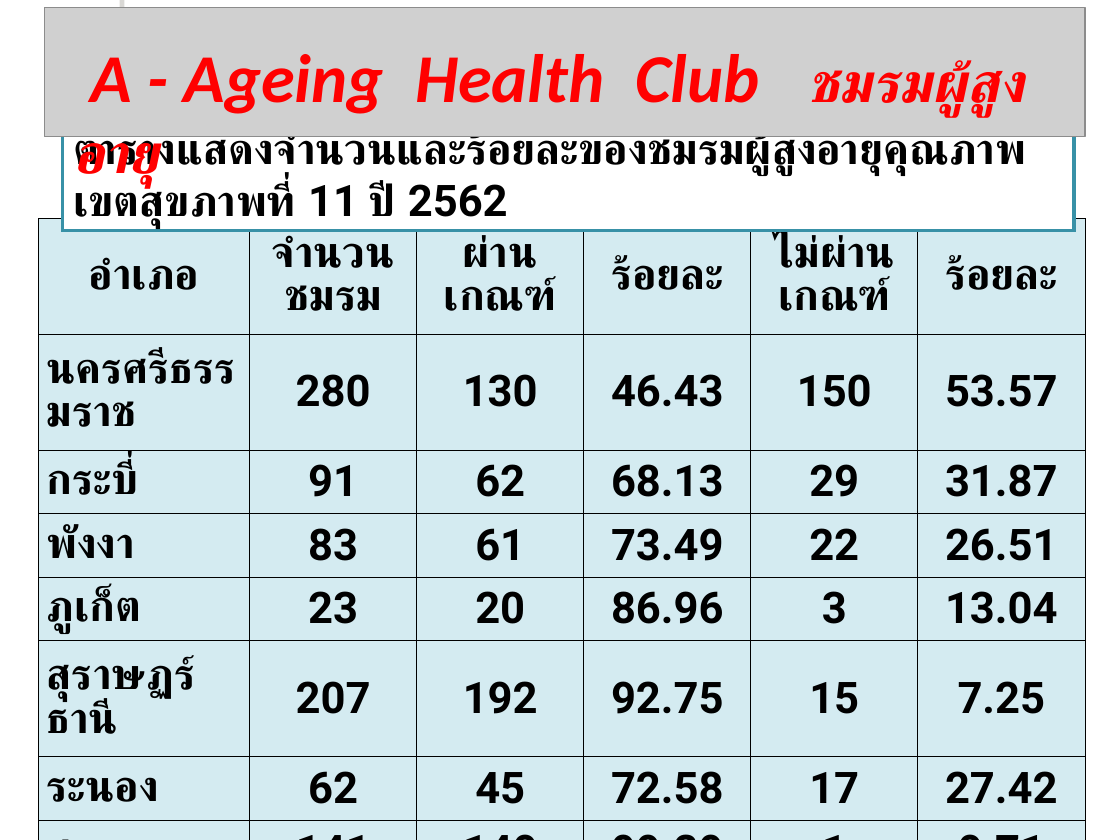
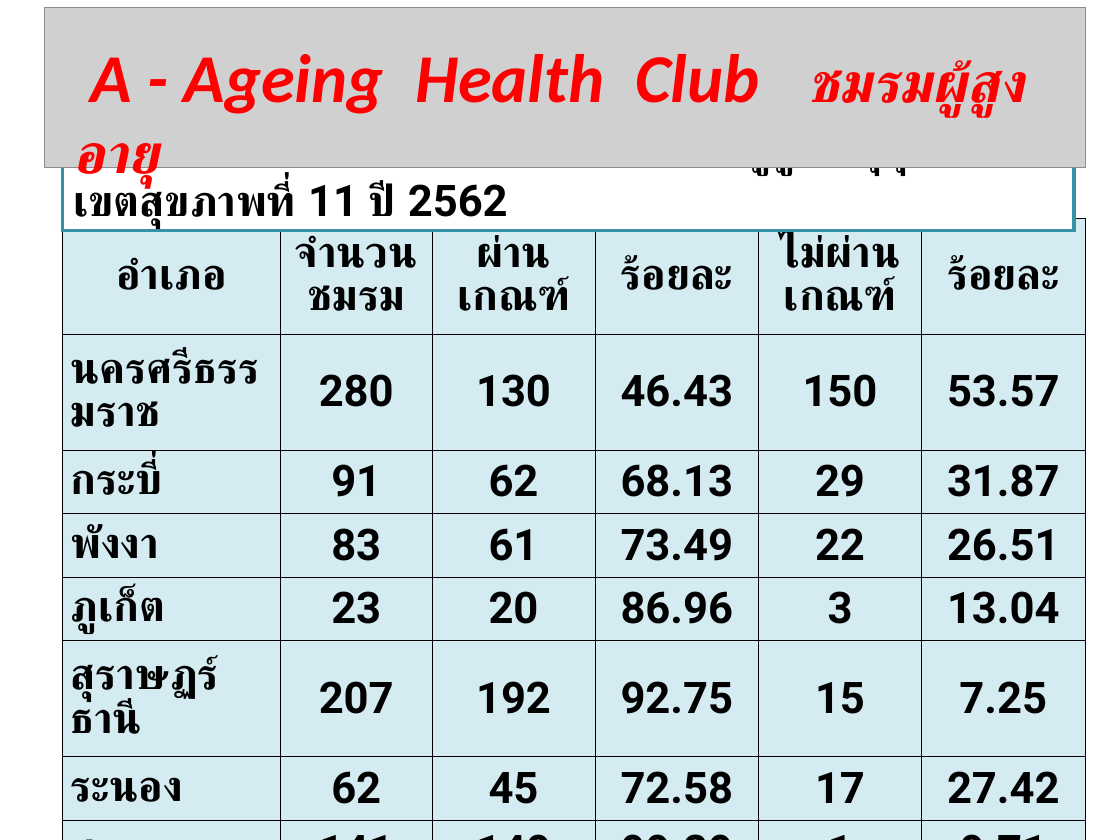
Before and after one commit to joblackpoc/Jobs_SSJ, a slide deck: slide 8 of นิเทศก์/Ready/18เมษายน62/หมออนุ_งานสูงอายุระดับเขต_บ่าย.ppt. Drawn at 1120x840 pixels with LibreOffice and Linux fonts; fonts in the diff are those of the drawing; grey boxes stand for pictures; background and template pictures are left out. Boxes give left, top, right and bottom in pixels: in the first picture for what was removed or moved away, otherwise in the second. Text is boxed around its words. In the diff, an @@ line names an element or a change of style, - is before the commit and + after.

```diff
--- a/นิเทศก์/Ready/18เมษายน62/หมออนุ_งานสูงอายุระดับเขต_บ่าย.ppt
+++ b/นิเทศก์/Ready/18เมษายน62/หมออนุ_งานสูงอายุระดับเขต_บ่าย.ppt
@@ picture: place and size @@
-picture at bbox=[44, 8, 1084, 137]
+picture at bbox=[45, 8, 1085, 168]
@@ rectangle removed at bbox=[124, 0, 133, 840] @@
@@ table: place and size @@
-table at bbox=[38, 218, 1084, 808]
+table at bbox=[63, 218, 1086, 808]
```
Also in this commit, not shown: 10 other slides changed, 1 slide added, 1 slide removed, 13 other files.
